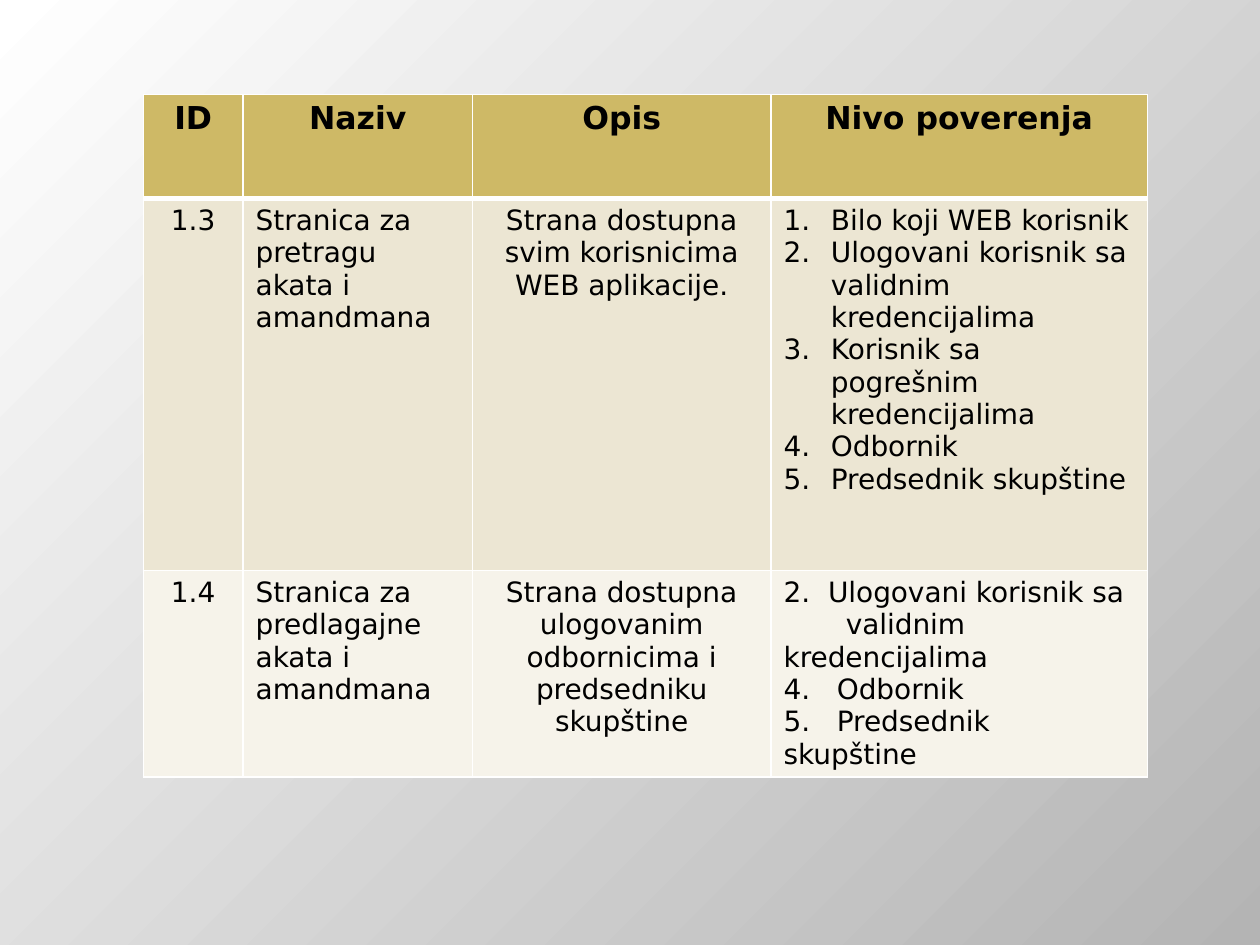
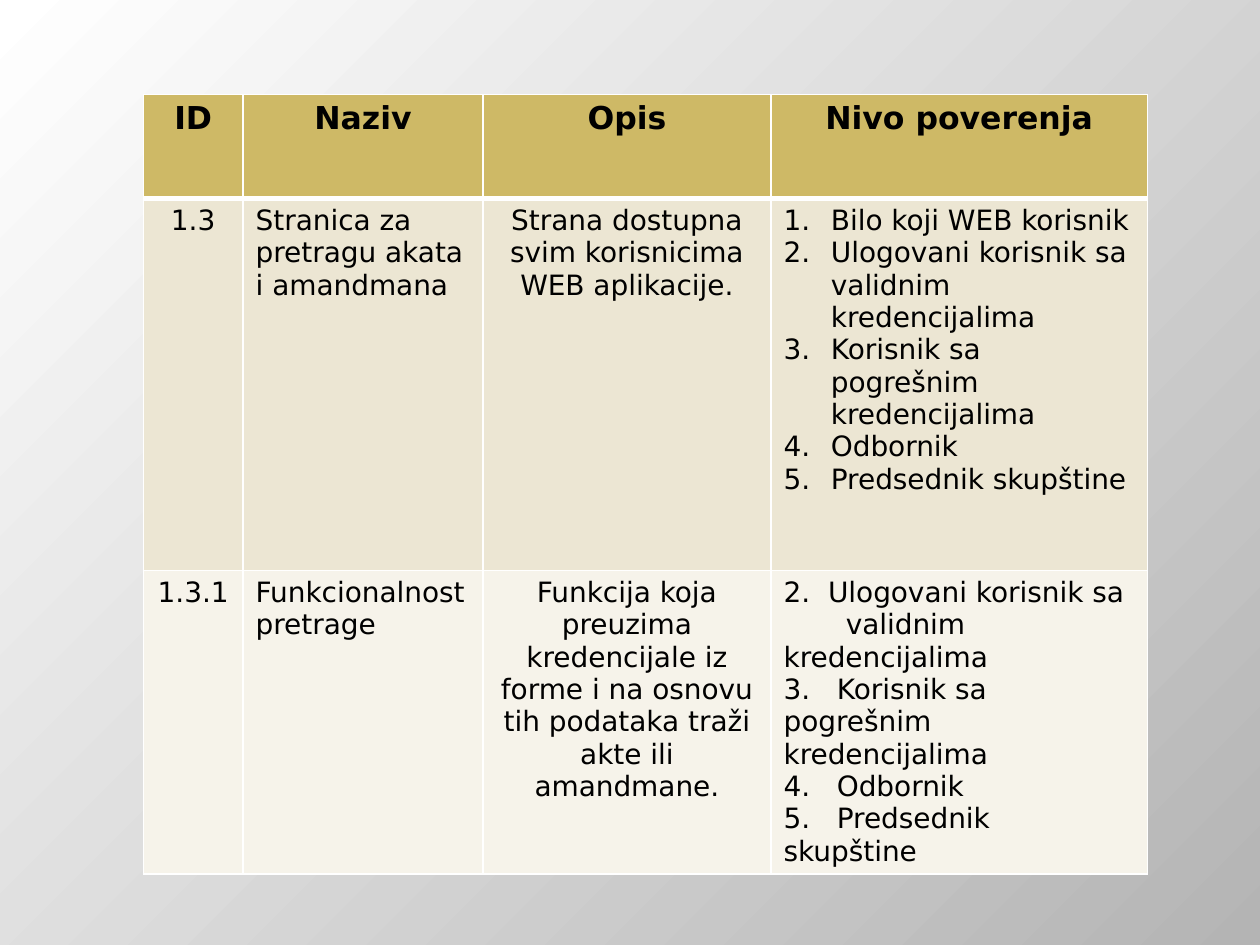
Before and after one commit to DejanUrosevic/XML-Projekat, a slide deck: slide 7 of Model Pretnji.pptx. Drawn at 1260x945 pixels with LibreOffice and Linux fonts; fonts in the diff are those of the drawing. Boxes give left, top, right and bottom in pixels: in the first picture for what was removed or moved away, otherwise in the second. Text is boxed around its words. In the diff, an @@ line names an element or a change of style, - is before the commit and + after.

```diff
--- a/Model Pretnji.pptx
+++ b/Model Pretnji.pptx
@@ table at (144, 94, 1148, 871) @@
-row 3: 1.4 | Stranica za predlagajne akata i amandmana | Strana dostupna ulogovanim odbornicima i predsedniku skupštine | 2. Ulogovani korisnik sa validnim kredencijalima / 4. Odbornik / 5. Predsednik skupštine
+row 3: 1.3.1 | Funkcionalnost pretrage | Funkcija koja preuzima kredencijale iz forme i na osnovu tih podataka traži akte ili amandmane. | 2. Ulogovani korisnik sa validnim kredencijalima / 3. Korisnik sa pogrešnim kredencijalima / 4. Odbornik / 5. Predsednik skupštine
```
Also in this commit, not shown: 8 other slides changed, 9 slides added, 2 slides removed, 6 other files.
